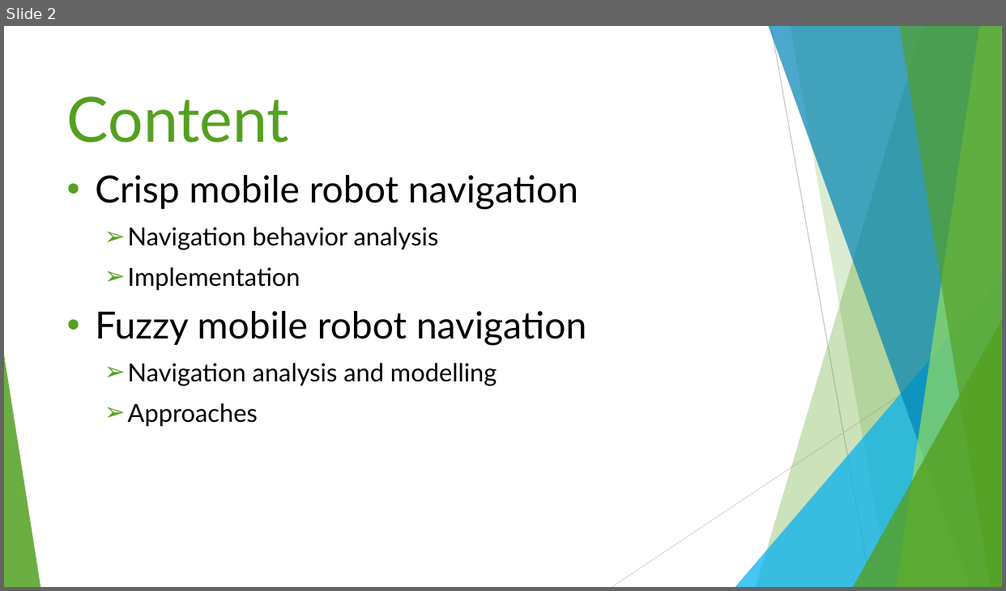
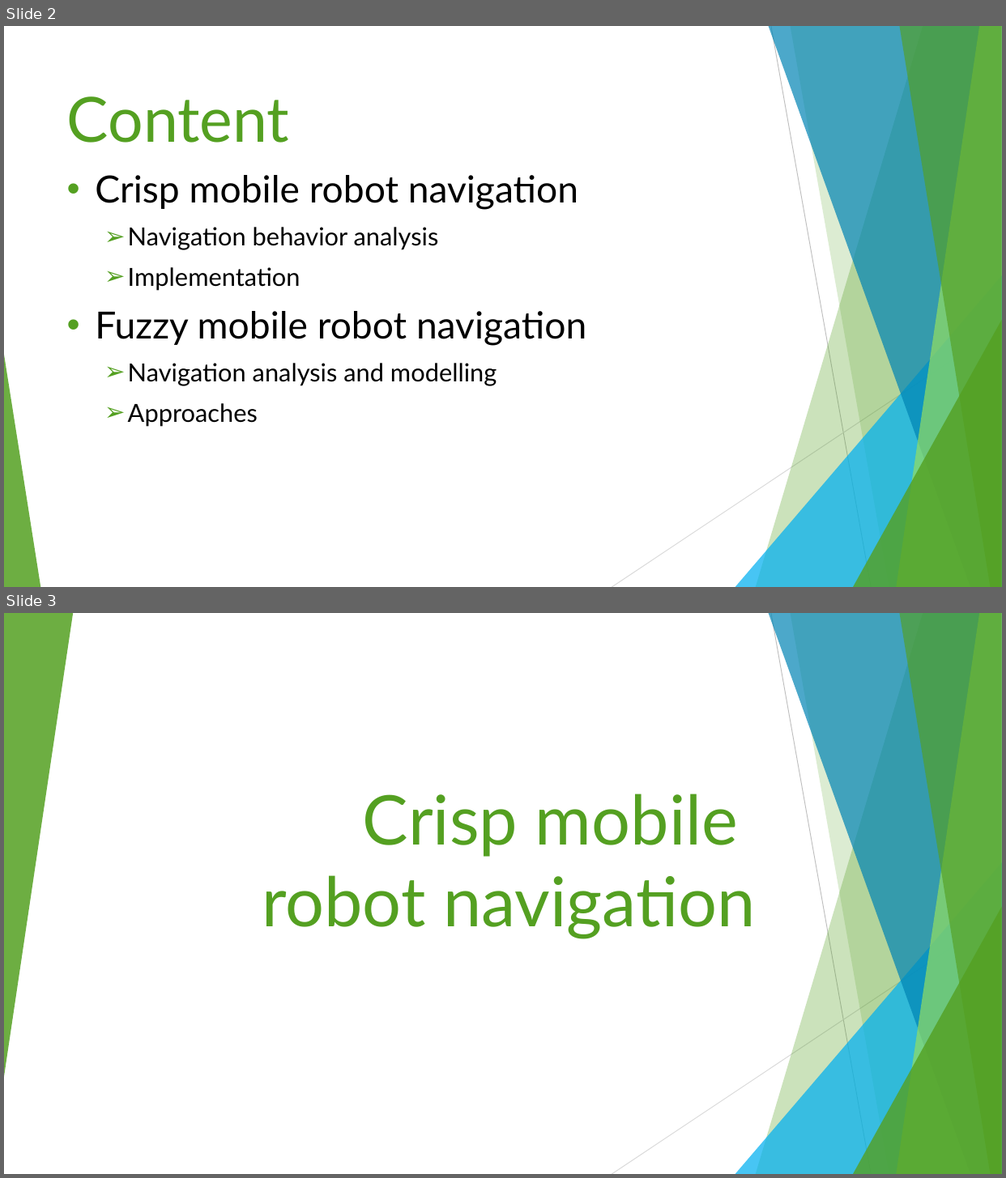
Before and after one commit to BenChurch/Winter2017, a slide deck: CISC870/Presentation/Church.pptx. Shown one above the other, each under a label of ours: slide 2 before the commit, slides 2 and 3 after it. The pictures are 1006x591 and 1006x1178 pixels, drawn with LibreOffice and Linux fonts; fonts in the diff are those of the drawing. Boxes give left, top, right and bottom in pixels: in the first picture for what was removed or moved away, otherwise in the second. Text is boxed around its words. In the diff, an @@ line names an element or a change of style, - is before the commit and + after.

```diff
--- a/CISC870/Presentation/Church.pptx
+++ b/CISC870/Presentation/Church.pptx
@@ slide 3 added at (4,613,1002,1174), background #FFFFFF; not listed: 9 template elements that a slide beside it also shows @@
@@ triangle added at (4,613,73,1077), fill #54A021 at 85% opacity @@
@@ title added at (262,794,755,939), 66 pt, text #54A021 @@
+Crisp mobile
+robot navigation
```
Also in this commit, not shown: 1 slide changed, 2 other slides added, 1 slide removed, 7 other files.
